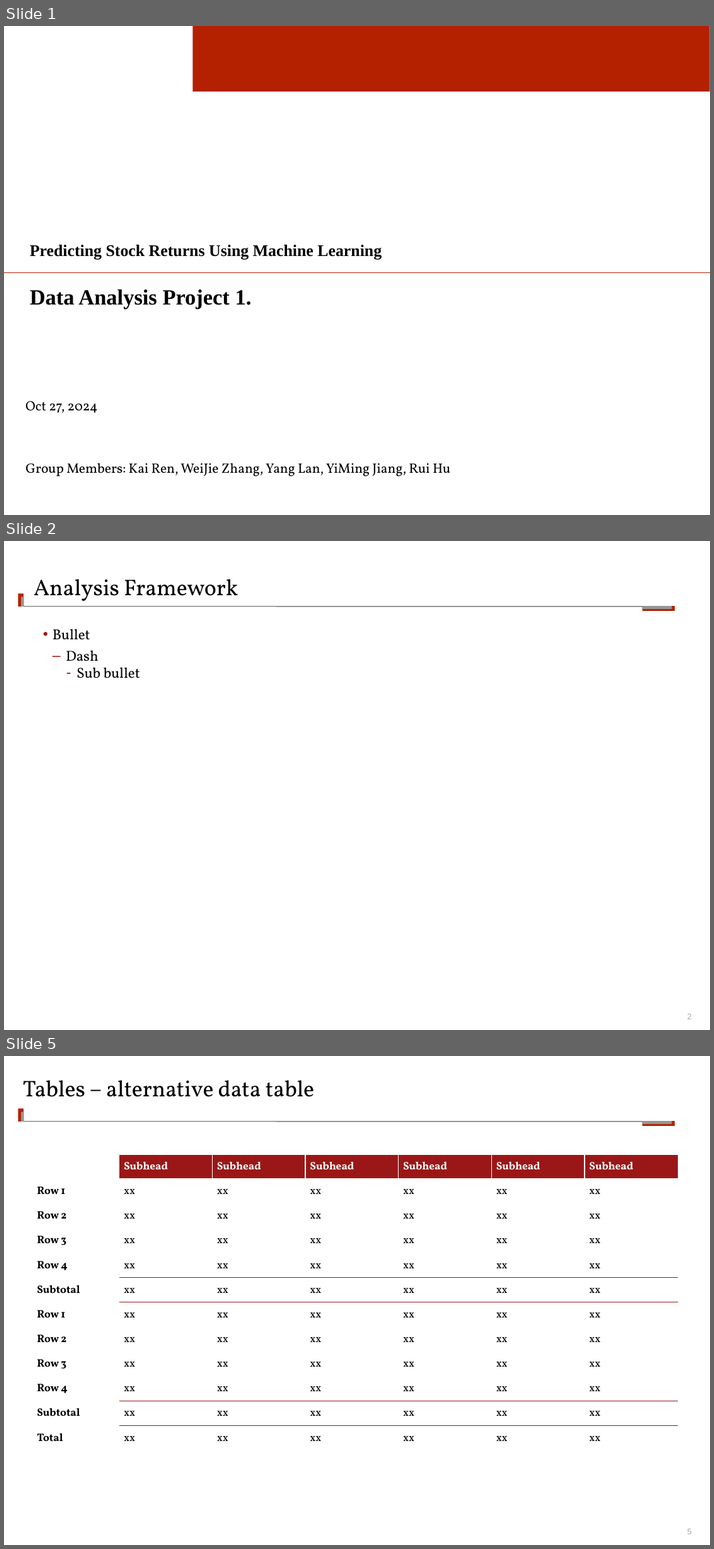
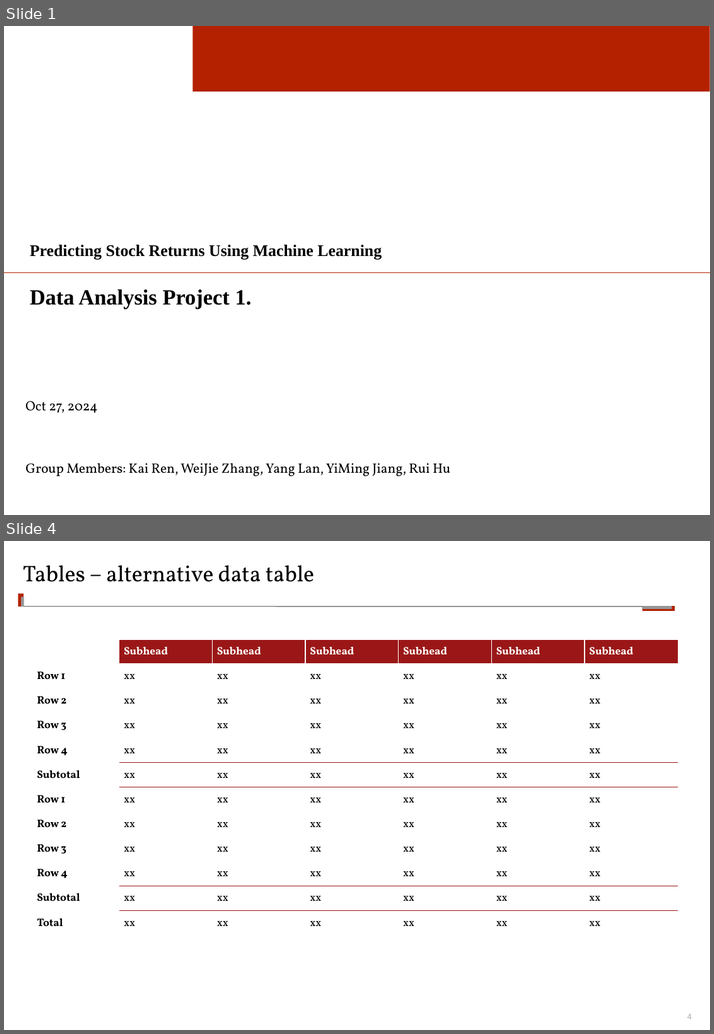
Before and after one commit to KarryRen/Introduction-to-Fintech, a slide deck: Data-Analysis-Project1/Data analysis project 1.pptx. Shown one above the other, each under a label of ours: slides 1, 2 and 5 before the commit, slides 1 and 4 after it; the slides between them are not shown. The pictures are 714x1549 and 714x1034 pixels, drawn with LibreOffice and Linux fonts; fonts in the diff are those of the drawing; background and template pictures are left out. Boxes give left, top, right and bottom in pixels: in the first picture for what was removed or moved away, otherwise in the second. Text is boxed around its words. In the diff, an @@ line names an element or a change of style, - is before the commit and + after.

```diff
--- a/Data-Analysis-Project1/Data analysis project 1.pptx
+++ b/Data-Analysis-Project1/Data analysis project 1.pptx
@@ slide 2 removed at bbox=[4, 541, 710, 1030], background #FFFFFF; not listed: 6 template elements that a slide beside it also shows @@
@@ title removed at bbox=[34, 579, 238, 607] @@
-Analysis Framework
@@ text removed at bbox=[53, 629, 140, 678] @@
-  • Bullet
-    – Dash
-      – Sub bullet
@@ what was slide 5 is now slide 4 @@
@@ page number at bbox=[687, 1013, 691, 1019]: text changed @@
-5
+4
```
Also in this commit, not shown: 2 slides changed, 1 slide added, 1 other slide removed, 3 other files.
